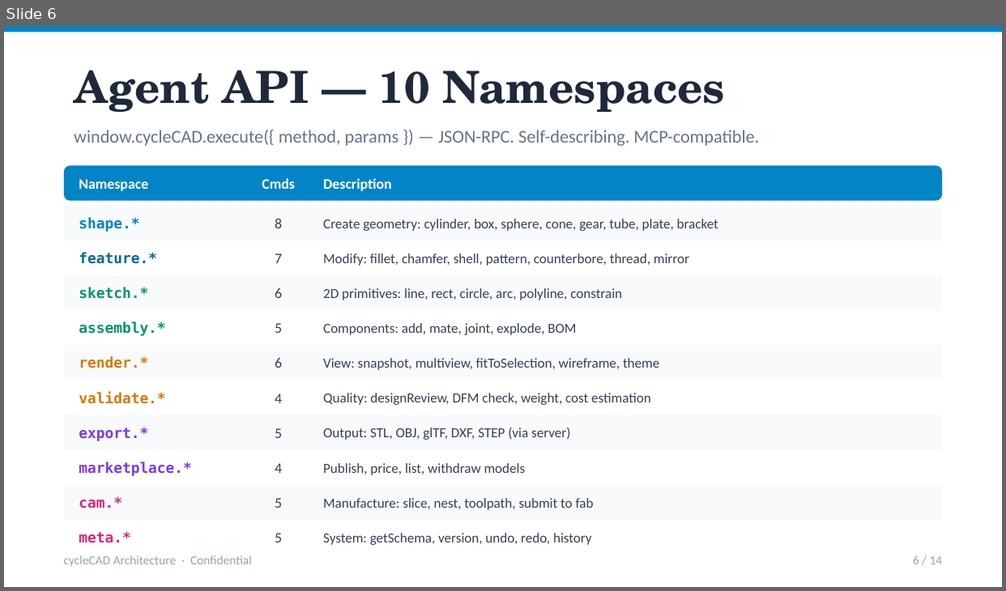
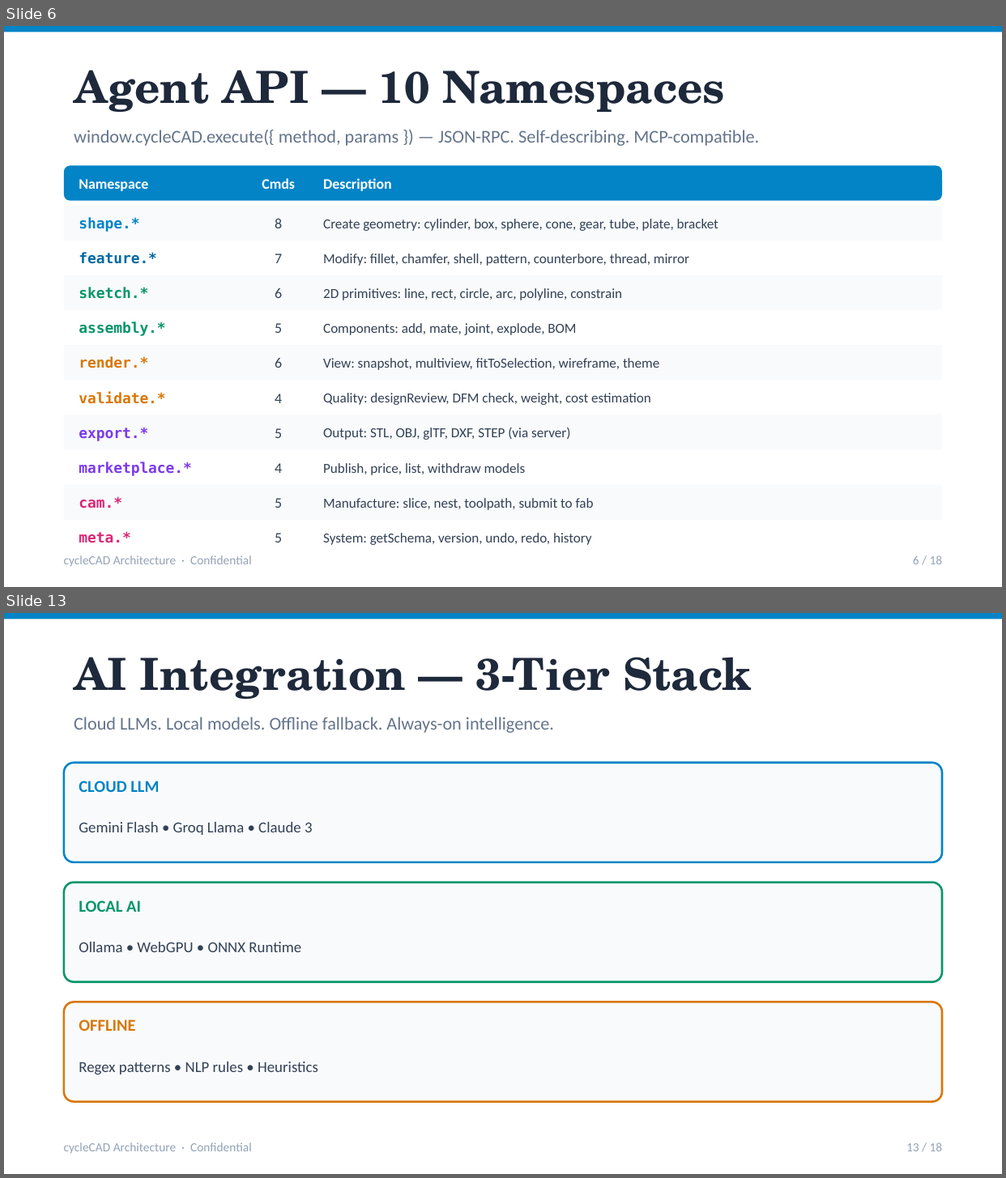
Before and after one commit to vvlars-cmd/cyclecad, a slide deck: cycleCAD-Architecture.pptx. Shown one above the other, each under a label of ours: slide 6 before the commit, slides 6 and 13 after it; the slides between them are not shown. The pictures are 1006x591 and 1006x1178 pixels, drawn with LibreOffice and Linux fonts; fonts in the diff are those of the drawing. Boxes give left, top, right and bottom in pixels: in the first picture for what was removed or moved away, otherwise in the second. Text is boxed around its words. In the diff, an @@ line names an element or a change of style, - is before the commit and + after.

Commit message:
v0.3.1: Help system + 3-tier tutorials + 8 new modules + updated decks

```diff
--- a/cycleCAD-Architecture.pptx
+++ b/cycleCAD-Architecture.pptx
@@ slide 13 added at box(4, 613, 1002, 1174), background #FFFFFF @@
@@ rectangle added at box(4, 613, 1002, 619), fill #0284C7 @@
@@ text added at box(74, 657, 752, 699), 32 pt, text #1E293B, bold @@
+AI Integration — 3-Tier Stack
@@ text added at box(74, 717, 554, 733), 13 pt, text #64748B @@
+Cloud LLMs. Local models. Offline fallback. Always-on intelligence.
@@ rounded rectangle added at box(64, 763, 942, 862), fill #F8FAFC, outline #0284C7 1.5 pt @@
@@ text added at box(79, 781, 159, 792), 12 pt, text #0284C7, bold @@
+CLOUD LLM
@@ text added at box(79, 822, 313, 835), 11 pt, text #334155 @@
+Gemini Flash • Groq Llama • Claude 3
@@ rounded rectangle added at box(64, 883, 942, 982), fill #F8FAFC, outline #059669 1.5 pt @@
@@ text added at box(79, 901, 141, 912), 12 pt, text #059669, bold @@
+LOCAL AI
@@ text added at box(79, 942, 301, 952), 11 pt, text #334155 @@
+Ollama • WebGPU • ONNX Runtime
@@ rounded rectangle added at box(64, 1002, 942, 1102), fill #F8FAFC, outline #D97706 1.5 pt @@
@@ text added at box(79, 1020, 135, 1031), 12 pt, text #D97706, bold @@
+OFFLINE
@@ text added at box(79, 1062, 318, 1075), 11 pt, text #334155 @@
+Regex patterns • NLP rules • Heuristics
@@ text added at box(64, 1143, 252, 1154), 9 pt, text #94A3B8 @@
+cycleCAD Architecture · Confidential
@@ text added at box(906, 1143, 943, 1152), 9 pt, text #94A3B8 @@
+13 / 18
@@ slide 6 changed as well @@
@@ text at box(913, 556, 943, 565): text changed @@
-6 / 14
+6 / 18
```
Also in this commit, not shown: 4 other slides changed, 12 other slides added, 9 slides removed, 14 other files.
